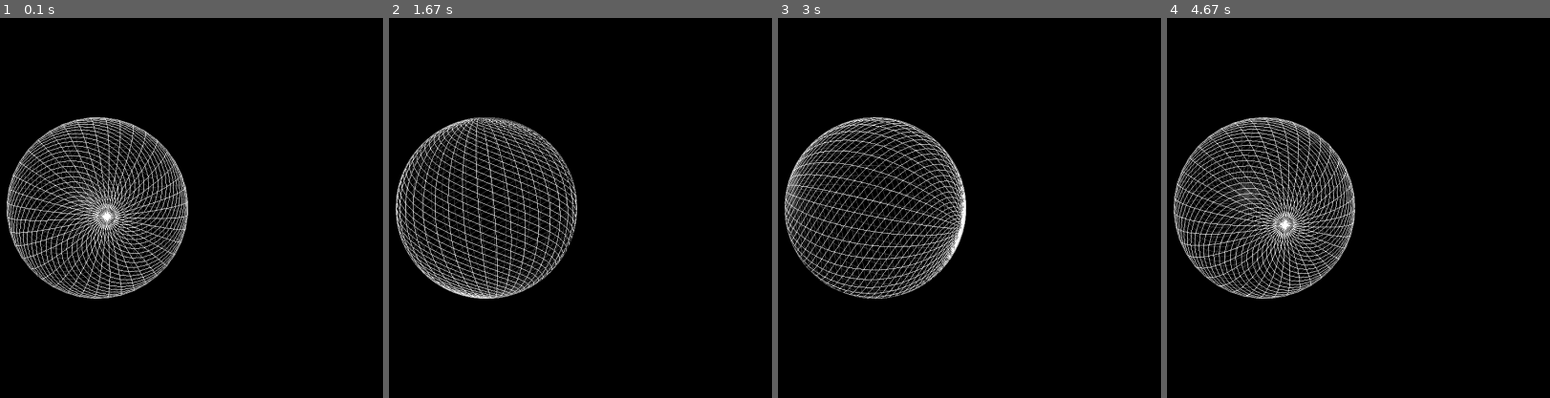
Above: before the commit, frames 1-4 (left to right).
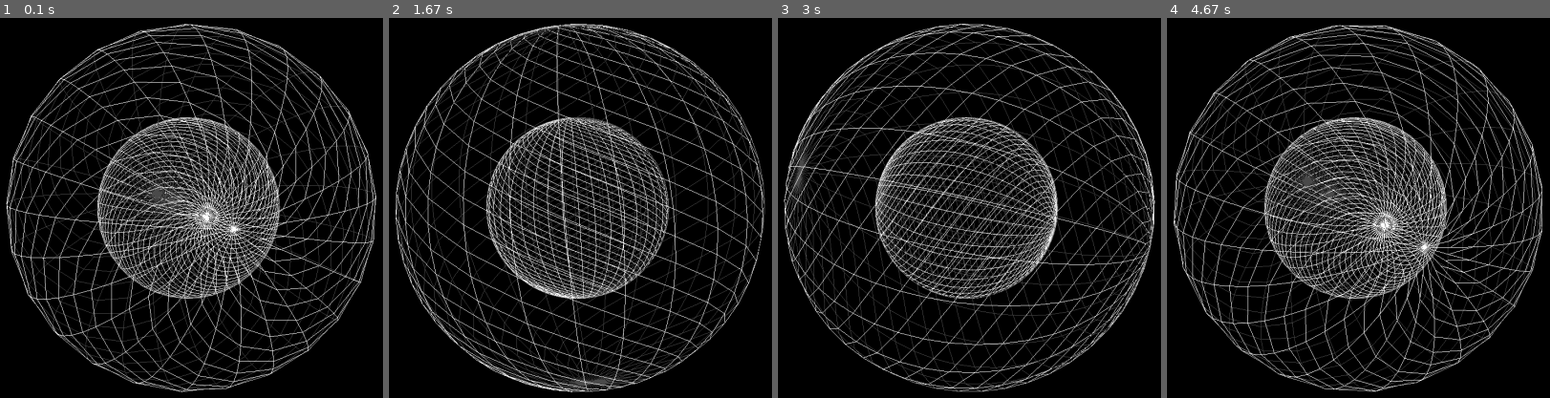
Above: after the commit, the same moments.

Repository: tgm1314-sschwarz/planets
Game: pygame game, started from start.py
Two runs of this game, one before a commit and one after it. Both use one fixed random seed, a clock stepped at 60 frames per second and the inputs below.
Inputs:
- Up to frame 1 (0.1 s): no input
- Up to frame 2 (1.67 s): hold Right 0.33-0.8 s; hold Up 0.83-1.3 s; hold Right from 1.33 s (still down)
- Up to frame 3 (3 s): release Right at 1.8 s; hold Left 1.83-2.37 s; hold Down 2.4-2.87 s; hold Left from 2.9 s (still down)
- Up to frame 4 (4.67 s): release Left at 3.37 s; hold Up 3.4-3.87 s; hold Right 3.9-4.53 s; hold Down from 4.57 s (still down)

The runs differ from the first frame. In frame 1, 32% of the frame differs, in the area x 1-99%, y 1-99%; in frame 2, 30%; in frame 3, 29%; in frame 4, 32%.

Commit message:
radius included

Diff:
--- a/Sphere.py
+++ b/Sphere.py
@@ -19,11 +19,11 @@
     def draw_sphere(self):
         for i in range(self.lats + 1):
             lat0 = pi * (-0.5 + float(float(i - 1) / float(self.lats)))
-            z0 = sin(lat0)
+            z0 = sin(lat0) * self.r
             zr0 = cos(lat0)
 
             lat1 = pi * (-0.5 + float(float(i) / float(self.lats)))
-            z1 = sin(lat1)
+            z1 = sin(lat1) *self.r
             zr1 = cos(lat1)
 
 
@@ -31,8 +31,8 @@
 
             for j in range(self.longs + 1):
                 lng = 2 * pi * float(float(j - 1) / float(self.longs))
-                x = cos(lng)
-                y = sin(lng)
+                x = cos(lng) * self.r
+                y = sin(lng) * self.r
 
                 glNormal3f(x * zr0, y * zr0, z0)
                 glVertex3f(x * zr0, y * zr0, z0)
--- a/start.py
+++ b/start.py
@@ -1,5 +1,12 @@
+
+
+import pygame
+from pygame.locals import *
+from OpenGL.GL import *
+from OpenGL.GLU import *
+from OpenGL.GLUT import *
+from math import *
 from Sphere import *
-
 
 def main():
     pygame.init()
@@ -16,9 +23,10 @@
     p1.position()
 
     # planet2
-    # p2pos = (3.0, 0.0, 0.0)
-    # p2 = Sphere(1.0, 25, 25, p2pos)
-    # p2.position()
+    glTranslatef(1,0,0)
+    p2pos = (3.0, 0.0, 0.0)
+    p2 = Sphere(2.0, 25, 25, p2pos)
+
 
     # sun
     #sunpos = (0.0, 0.0, 0.0)
@@ -49,8 +57,8 @@
         p1.light()
         glRotatef(p1.rotate, 1, 1, 1)
 
-        #p2.draw_sphere()
-        #p2.light()
+        p2.draw_sphere()
+        p2.light()
 
         #sun.draw_sphere()
         #sun.light()
